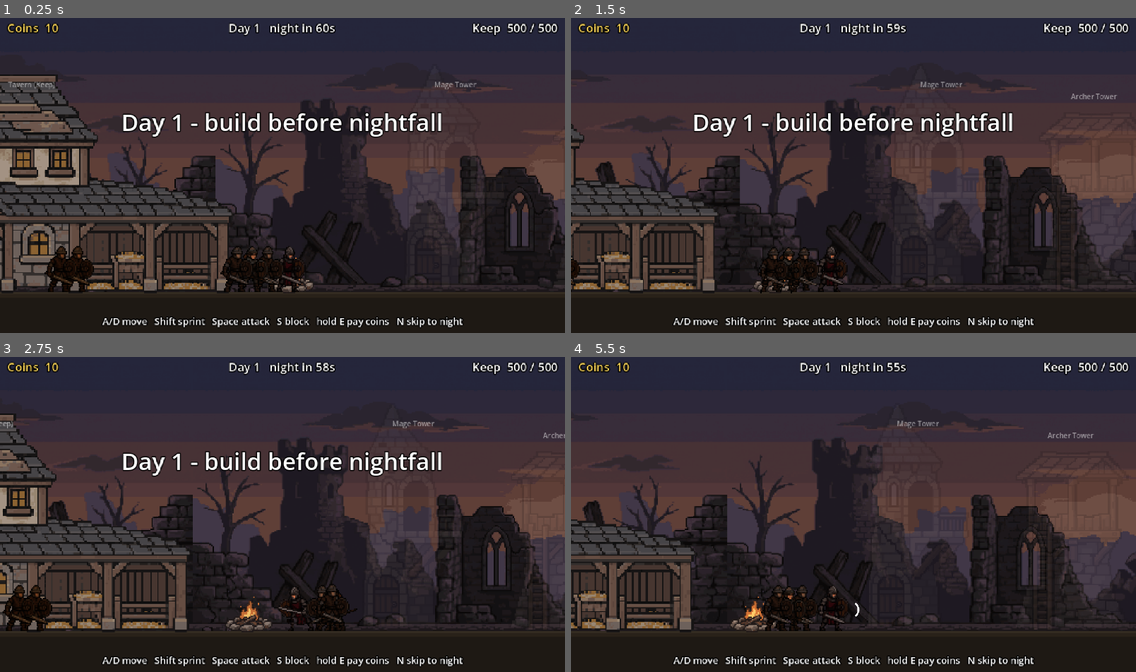
Above: before the commit, frames 1-4 (two rows, left to right).
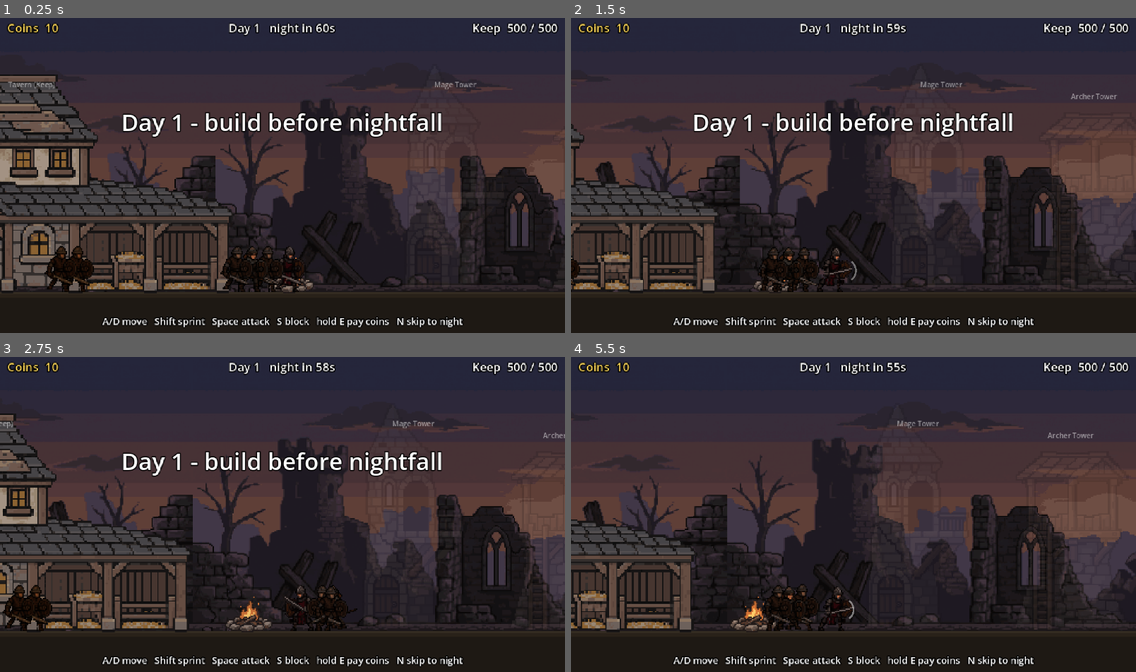
Above: after the commit, the same moments.

Repository: ksc5555/Game-Project
Game: Godot game, scene res://main.tscn
Same seed, same stepped clock (60 frames per second), same inputs: the game is played once before the commit and once after it.
Inputs:
- Up to frame 1 (0.25 s): no input
- Up to frame 2 (1.5 s): hold Space (attack) 0.53-1.28 s; hold D (move_right) from 0.53 s (still down); tap S (block) at 0.8, 1.35 s
- Up to frame 3 (2.75 s): tap Space (attack) at 1.55 s; release D (move_right) at 2.03 s; hold A (move_left) from 2.03 s (still down); hold Space (attack) from 2.03 s (still down); tap S (block) at 2.3 s
- Up to frame 4 (5.5 s): release Space (attack) at 2.78 s; tap S (block) at 2.85, 3.8, 5.3 s; tap Space (attack) at 3.05, 4.55 s; release A (move_left) at 3.53 s; hold Down 3.53-4.28 s; hold E (interact) 3.53-4.28 s; hold D (move_right) from 4.28 s (still down); tap Shift (sprint) at 4.35 s; hold Space (attack) from 5.03 s (still down)

The runs differ from the first frame. In frame 1, less than 0.1% of the frame differs, in the area x 8-52%, y 82-87%; in frame 2, 0.3%; in frame 3, 0.4%; in frame 4, 0.4%, in the area x 33-52%, y 72-87%.

Commit message:
Add demon animations and soldier motion v5
- Thrall and War Clan: animated walk and attack (War Clan without shield)
- Soldiers: v5 sheets, 8-frame walk, higher sword wind-up, spear attack unchanged
- Animation timings read per sheet from cfg.gd (ANIMS)
- Player sword hit now lands on the impact frame

Diff:
--- a/scripts/cfg.gd
+++ b/scripts/cfg.gd
@@ -23,7 +23,7 @@
 # --- Player ---
 const PLAYER := {
 	"anim": "soldier", "sprite": "soldier_sword", "hp": 70.0, "walk": 58.0, "sprint": 98.0,
-	"dmg": 7.0, "atk_cd": 0.42, "atk_range": 28.0, "knock": 5.0, "max_hits": 2,
+	"dmg": 7.0, "atk_cd": 0.55, "hit_at": 0.45, "atk_range": 28.0, "knock": 5.0, "max_hits": 2,
 	"regen": 1.0, "respawn": 6.0,
 }
 
@@ -70,8 +70,8 @@
 
 # --- Demons ---
 const DEMONS := {
-	"thrall":  {"sprite": "thrall",  "hp": 20.0, "speed": 34.0, "dmg": 5.0, "atk_cd": 0.9, "reach": 14.0, "struct_mult": 0.7, "coins": 1, "coin_chance": 0.7},
-	"warclan": {"sprite": "warclan", "hp": 110.0, "speed": 21.0, "dmg": 14.0, "atk_cd": 1.4, "reach": 16.0, "struct_mult": 2.5, "coins": 2, "coin_chance": 1.0},
+	"thrall":  {"sprite": "anim:thrall",  "hp": 20.0, "speed": 34.0, "dmg": 5.0, "atk_cd": 0.9, "reach": 14.0, "struct_mult": 0.7, "coins": 1, "coin_chance": 0.7},
+	"warclan": {"sprite": "anim:warclan", "hp": 110.0, "speed": 21.0, "dmg": 14.0, "atk_cd": 1.4, "reach": 16.0, "struct_mult": 2.5, "coins": 2, "coin_chance": 1.0},
 }
 
 # Wave for night n (1-based). Returns how many of each demon.
@@ -109,4 +109,15 @@
 		"levels": [{"cost": 99, "hp": 200.0, "h": 30.0, "time": 6.0}]},
 }
 const PROPS := [["campfire", 110.0]]
+# --- Animated sheets in art/anim (64 px cells, feet on row 54).
+#     walk = [row, frames, seconds per frame]; attack = [row, frame durations in ms]; block = row or -1.
+const SWORD_ATTACK := [160, 90, 90, 100, 100, 80, 110, 170]
+const SPEAR_ATTACK := [200, 130, 160, 110, 140, 220]
+const ANIMS := {
+	"soldier":   {"cols": 8, "rows": 3, "walk": [0, 8, 0.1], "attack": [1, SWORD_ATTACK], "block": 2},
+	"soldier2":  {"cols": 8, "rows": 3, "walk": [0, 8, 0.1], "attack": [1, SWORD_ATTACK], "block": 2},
+	"soldier_f": {"cols": 8, "rows": 3, "walk": [0, 8, 0.1], "attack": [1, SPEAR_ATTACK], "block": 2},
+	"thrall":    {"cols": 6, "rows": 2, "walk": [0, 6, 0.13], "attack": [1, SPEAR_ATTACK], "block": -1},
+	"warclan":   {"cols": 6, "rows": 2, "walk": [0, 6, 0.13], "attack": [1, SPEAR_ATTACK], "block": -1},
+}
 const BLOCK_REDUCTION := 0.75   # damage blocked while holding the block key
--- a/scripts/demon.gd
+++ b/scripts/demon.gd
@@ -44,7 +44,7 @@
 		facing = 1 if u.position.x > position.x else -1
 		if atk_t <= 0.0:
 			atk_t = def.atk_cd
-			lunge()
+			play_attack(float(def.atk_cd) * 0.9)
 			u.take_damage(def.dmg)
 		return
 
@@ -54,7 +54,7 @@
 		moving = false
 		if atk_t <= 0.0:
 			atk_t = def.atk_cd
-			lunge()
+			play_attack(float(def.atk_cd) * 0.9)
 			s.take_damage(float(def.dmg) * float(def.struct_mult))
 		return
 
--- a/scripts/player.gd
+++ b/scripts/player.gd
@@ -4,6 +4,7 @@
 var atk_t := 0.0
 var respawn_t := 0.0
 var hurt_t := 0.0
+var hit_t := -1.0
 
 
 func setup(main_) -> void:
@@ -44,14 +45,22 @@
 	if Input.is_action_pressed("attack") and atk_t <= 0.0 and not blocking:
 		atk_t = d.atk_cd
 		play_attack(d.atk_cd)
-		main.add_fx("slash", position + Vector2(facing * 14.0, -18.0), {"dir": facing})
-		var hits := 0
-		for e in main.demons_in(position.x, d.atk_range):
-			# Only what is in front of the sword (with a little forgiveness).
-			if hits < int(d.max_hits) and (e.position.x - position.x) * facing >= -6.0:
-				hits += 1
-				e.take_damage(d.dmg)
-				e.knockback(facing * float(d.knock))
+		hit_t = float(d.atk_cd) * float(d.hit_at)
+	if hit_t >= 0.0:
+		hit_t -= dt
+		if hit_t < 0.0:
+			_strike(d)
+
+
+func _strike(d: Dictionary) -> void:
+	main.add_fx("slash", position + Vector2(facing * 14.0, -18.0), {"dir": facing})
+	var hits := 0
+	for e in main.demons_in(position.x, d.atk_range):
+		# Only what is in front of the sword (with a little forgiveness).
+		if hits < int(d.max_hits) and (e.position.x - position.x) * facing >= -6.0:
+			hits += 1
+			e.take_damage(d.dmg)
+			e.knockback(facing * float(d.knock))
 
 
 func take_damage(amount: float, silent: bool = false) -> void:
--- a/scripts/unit.gd
+++ b/scripts/unit.gd
@@ -51,11 +51,12 @@
 
 func init_anim(sheet: String) -> void:
 	animated = true
+	anim = Cfg.ANIMS[sheet]
 	sprite = Sprite2D.new()
 	sprite.texture = load("res://art/anim/%s.png" % sheet)
 	sprite.centered = false
-	sprite.hframes = 6
-	sprite.vframes = 3
+	sprite.hframes = anim.cols
+	sprite.vframes = anim.rows
 	sprite.offset = Vector2(-32, -55)
 	sprite_h = 40.0
 	var mat := ShaderMaterial.new()
@@ -64,7 +65,11 @@
 	add_child(sprite)
 
 
-# Play the 6-frame attack row once over `secs` seconds.
+var anim: Dictionary
+var _atk_len := 0.5
+
+
+# Play the attack row once, stretched or squeezed to last `secs` seconds.
 func play_attack(secs: float = 0.5) -> void:
 	if animated:
 		_atk_anim = 0.0
@@ -72,24 +77,39 @@
 	else:
 		lunge()
 
-var _atk_len := 0.5
+
+func _cell(row: int, col: int) -> int:
+	return row * int(anim.cols) + col
 
 
 func _anim_frame(dt: float) -> int:
 	if _atk_anim >= 0.0:
 		_atk_anim += dt
 		if _atk_anim < _atk_len:
-			return 6 + mini(5, int(_atk_anim / _atk_len * 6.0))
+			var d: Array = anim.attack[1]
+			var total := 0.0
+			for v in d:
+				total += float(v)
+			var t := _atk_anim / _atk_len * total
+			var acc := 0.0
+			for i in d.size():
+				acc += float(d[i])
+				if t < acc:
+					return _cell(anim.attack[0], i)
+			return _cell(anim.attack[0], d.size() - 1)
 		_atk_anim = -1.0
-	if blocking:
-		return 12 + (3 if _hit_anim > 0.0 else 2)
-	if _hit_anim > 0.0:
-		return 15
+	var brow: int = anim.get("block", -1)
+	if brow >= 0:
+		if blocking:
+			return _cell(brow, 3 if _hit_anim > 0.0 else 2)
+		if _hit_anim > 0.0:
+			return _cell(brow, 3)
 	if moving:
 		_anim_t += dt
-		return int(_anim_t * 8.0) % 6
+		var w: Array = anim.walk
+		return _cell(w[0], int(_anim_t / float(w[2])) % int(w[1]))
 	_anim_t = 0.0
-	return 0
+	return _cell(anim.walk[0], 0)
 
 
 func tick_visual(dt: float) -> void:
Binary file changed: art/anim/soldier.png
Binary file changed: art/anim/soldier2.png
Binary file changed: art/anim/soldier_f.png
Binary file added: art/anim/thrall.png
Not shown, added: art/anim/thrall.png.import
Binary file added: art/anim/warclan.png
Not shown, added: art/anim/warclan.png.import
